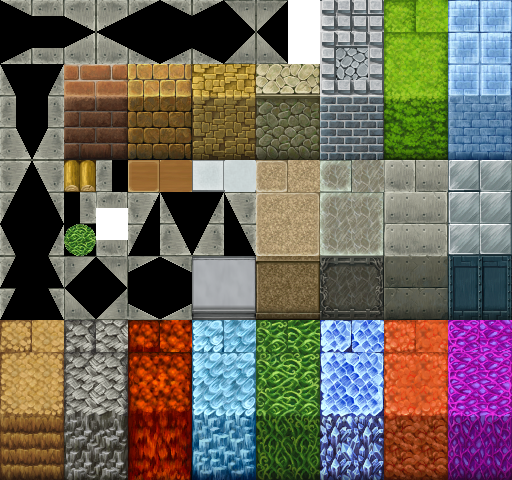
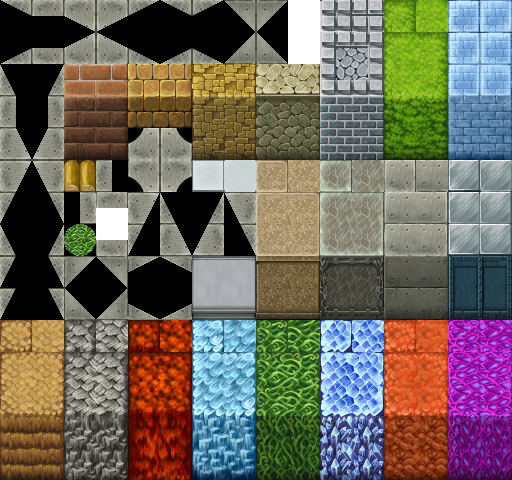
Layer changes from the first 512 × 480 image to the second:
painted on "tilesetA.png" over [128,128,192,192]
